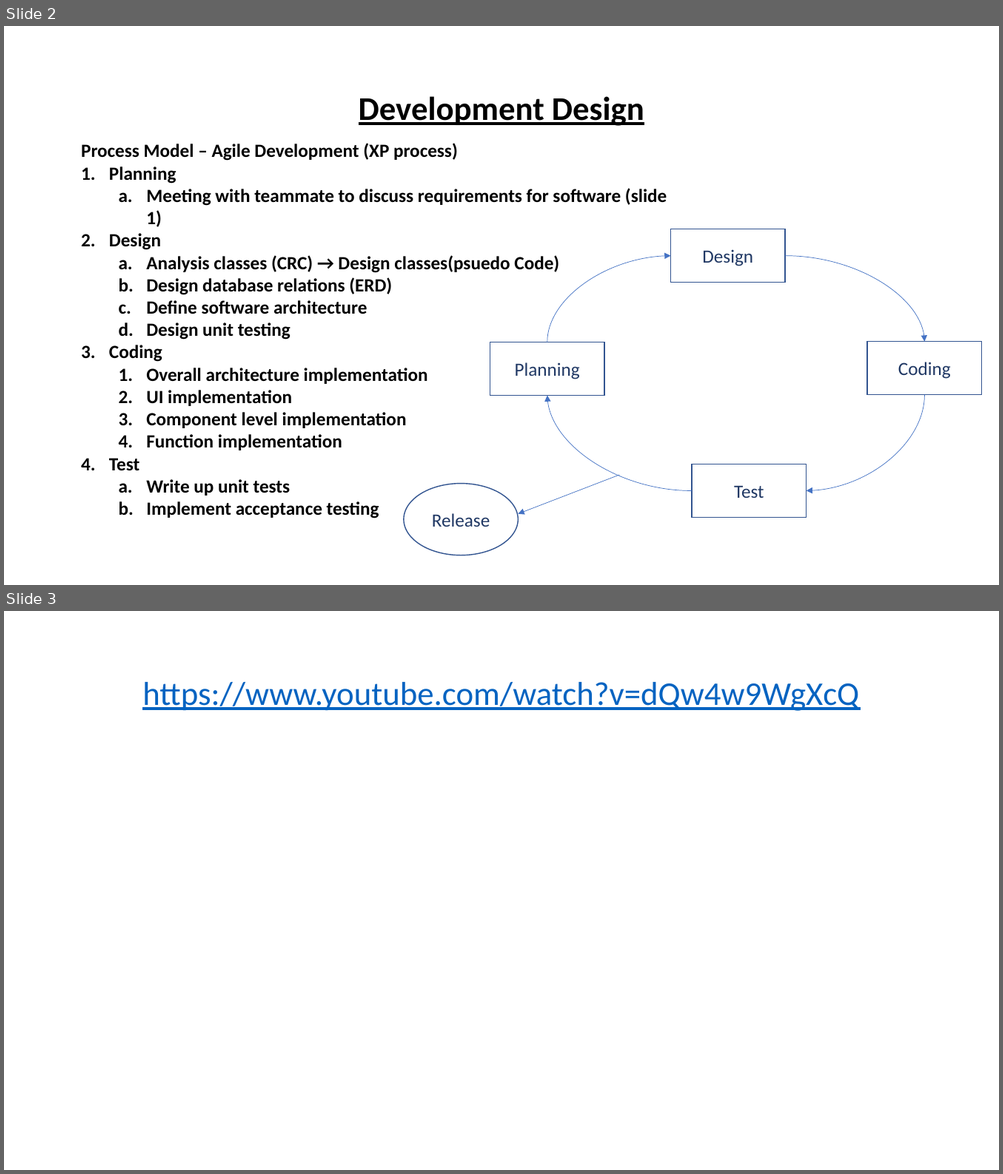
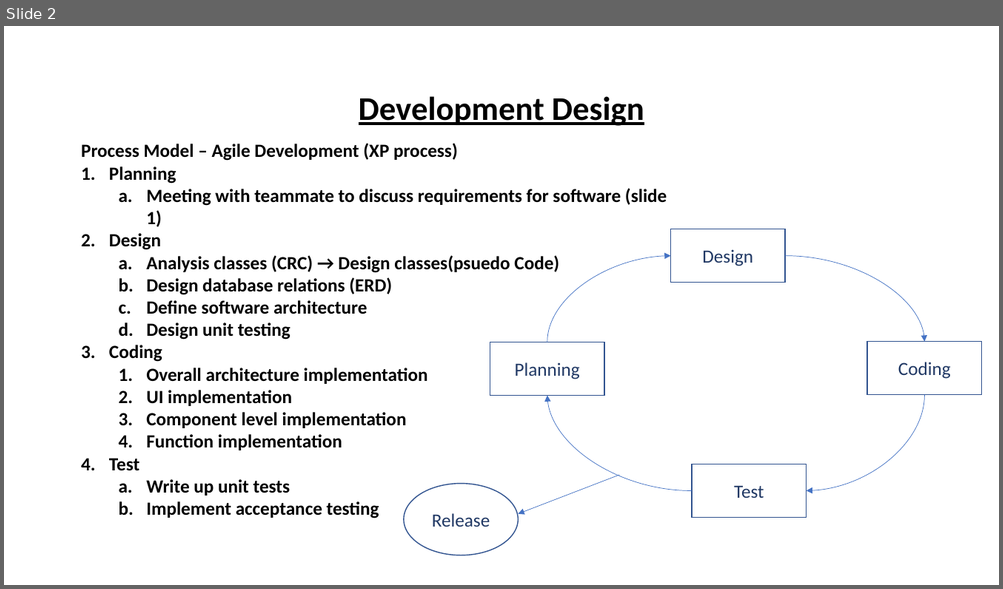
Before and after one commit to JordanCaseCode/HowMuchDoYouKnow, a slide deck: HowMuchDoYouKnowReadME.pptx. Shown one above the other, each under a label of ours: slides 2 and 3 before the commit, slide 2 after it. The pictures are 1003x1174 and 1003x589 pixels, drawn with LibreOffice and Linux fonts; fonts in the diff are those of the drawing. Boxes give left, top, right and bottom in pixels: in the first picture for what was removed or moved away, otherwise in the second. Text is boxed around its words. In the diff, an @@ line names an element or a change of style, - is before the commit and + after.

```diff
--- a/HowMuchDoYouKnowReadME.pptx
+++ b/HowMuchDoYouKnowReadME.pptx
@@ slide 3 removed at [4, 611, 999, 1170], background #FFFFFF @@
@@ title removed at [142, 682, 859, 711] @@
-https://www.youtube.com/watch?v=dQw4w9WgXcQ
```
Also in this commit, not shown: 1 slide added.
